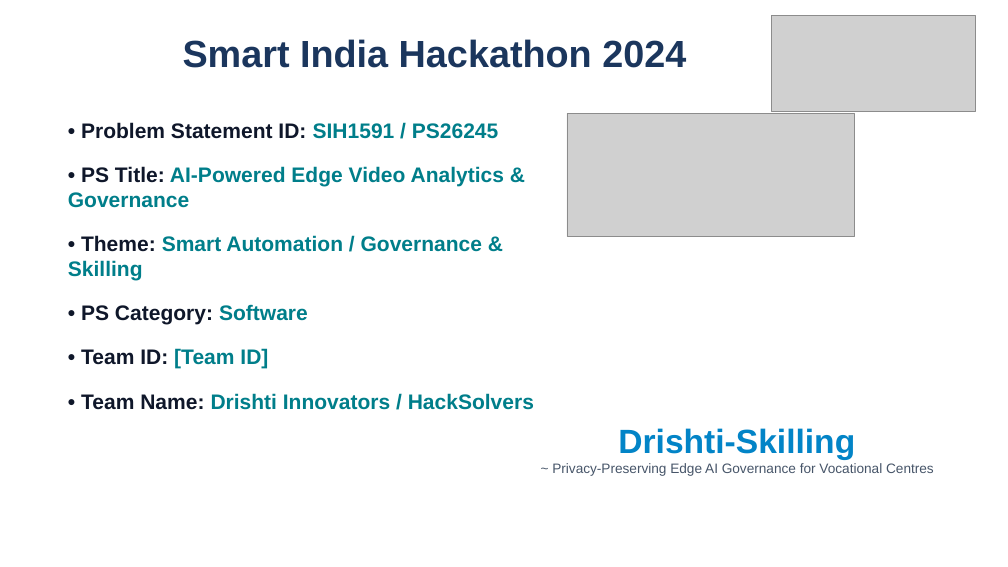
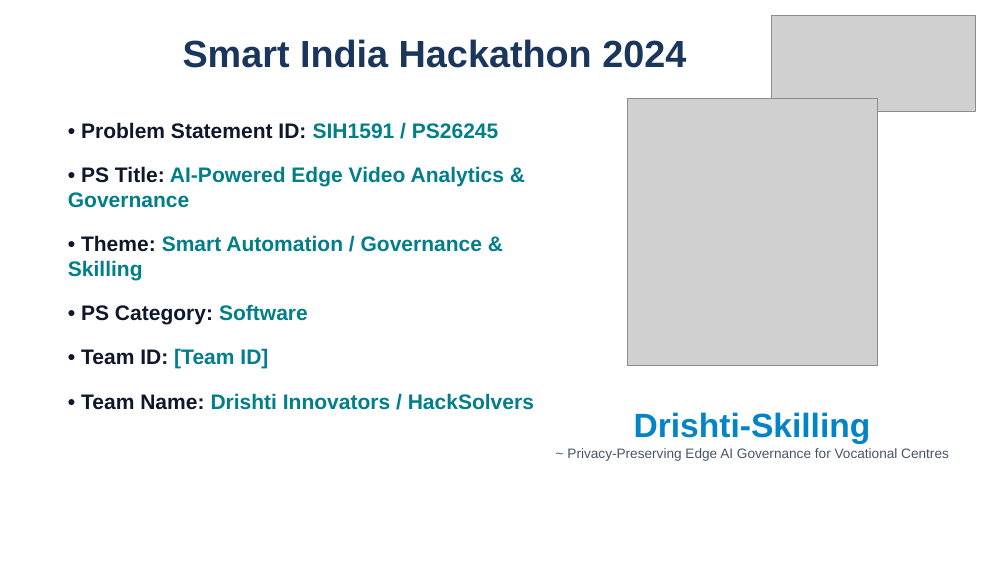
Before and after one commit to aetherpixels/drishti-skilling, a slide deck: slide 1 of presentation/Drishti_Skilling_SIH2024_Presentation.pptx. Drawn at 1008x567 pixels with LibreOffice and Linux fonts; fonts in the diff are those of the drawing; grey boxes stand for pictures. Boxes give left, top, right and bottom in pixels: in the first picture for what was removed or moved away, otherwise in the second. Text is boxed around its words. In the diff, an @@ line names an element or a change of style, - is before the commit and + after.

Commit message:
feat(presentation): match exact SIH template visuals, workflows and diagrams for Drishti-Skilling

```diff
--- a/presentation/Drishti_Skilling_SIH2024_Presentation.pptx
+++ b/presentation/Drishti_Skilling_SIH2024_Presentation.pptx
@@ picture: place and size @@
-picture at (567,113,854,237)
+picture at (628,98,877,366)
@@ text "Drishti-Skilling": place and size @@
-text "Drishti-Skilling" at (552,428,934,476)
+text "Drishti-Skilling" at (567,412,949,461)
```
Also in this commit, not shown: 4 other slides changed, 33 other files.
